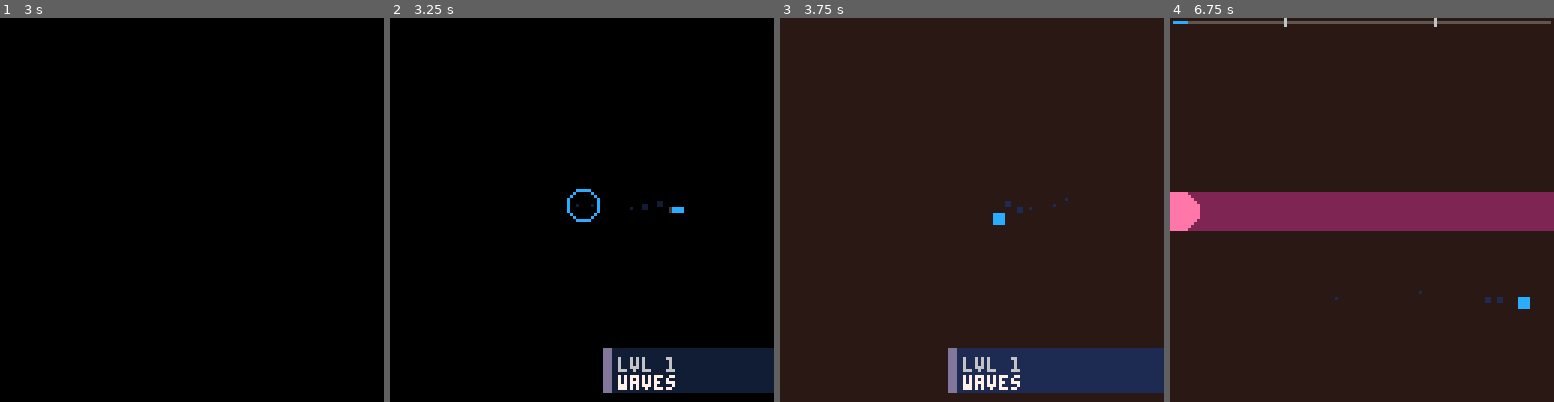
Above: before the commit, frames 1-4 (left to right).
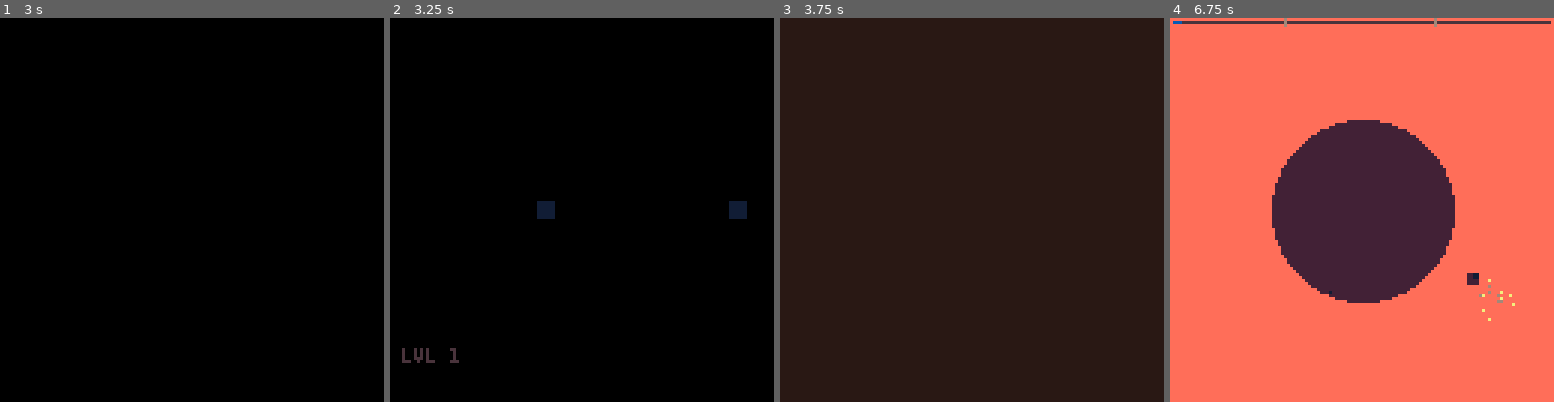
Above: after the commit, the same moments.

Repository: kastlev/tiny-shapes-and-beats
Game: PICO-8 cartridge tiny_beats_and_shapes.p8
The game is run twice, just before and just after one commit, with the same random seed, the same clock (stepped at 60 frames per second) and the same inputs.
Inputs:
- Up to frame 1 (3 s): tap X (X key) at 0.33, 1.07, 1.85, 2.97 s; tap O (Z key) at 0.7, 1.7, 2.1, 2.5, 2.9 s; hold Right 1.6-2.1 s; hold Up 2.15-2.42 s; hold Right from 2.47 s (still down)
- Up to frame 2 (3.25 s): release Right at 3.03 s; hold Left from 3.08 s (still down)
- Up to frame 3 (3.75 s): tap O (Z key) at 3.3, 3.7 s; release Left at 3.58 s; hold Down from 3.63 s (still down)
- Up to frame 4 (6.75 s): release Down at 3.97 s; hold Right 4.02-4.68 s; tap X (X key) at 4.08, 5.2, 6.32 s; tap O (Z key) every 0.4 s from 4.1 to 6.5 s; hold Up 4.73-5.03 s; hold Left 5.08-5.68 s; hold Down 5.73-6.03 s; hold Right 6.08-6.58 s; hold Right from 6.63 s (still down)

Frame 1 is identical in both runs. In frame 2, 6.2% of the frame differs, in the area x 3-100%, y 44-98%; in frame 3, 6.8%; in frame 4, 100%, in the area x 0-100%, y 0-100%.

Commit message:
Refactor transition handling and improve level selection; streamline enemy drawing logic

Diff:
--- a/src/common/transitions.lua
+++ b/src/common/transitions.lua
@@ -1,35 +1,19 @@
-gradients_source = {
-    "0,0,0,0,0,0,0,0",
-    "1,1,0,0,0,0,0,0",
-    "2,1,0,0,0,0,0,0",
-    "3,5,1,0,0,0,0,0",
-    "4,2,1,0,0,0,0,0",
-    "5,1,0,0,0,0,0,0",
-    "6,13,5,1,0,0,0,0",
-    "7,6,13,5,1,0,0,0",
-    "8,4,2,1,0,0,0,0",
-    "9,8,4,2,1,0,0,0",
-    "10,9,8,4,2,1,0,0",
-    "11,3,1,0,0,0,0,0",
-    "12,1,0,0,0,0,0,0",
-    "13,5,1,0,0,0,0,0",
-    "14,2,1,0,0,0,0,0",
-    "15,14,2,1,0,0,0,0"
-}
-
 gradients = {}
 
-for i = 1, 16 do
-    add(gradients, split(gradients_source[i]))
+for row in all(split(
+  "0,0,0,0,0,0,0,0;1,1,0,0,0,0,0,0;2,1,0,0,0,0,0,0;3,5,1,0,0,0,0,0;"..
+  "4,2,1,0,0,0,0,0;5,1,0,0,0,0,0,0;6,13,5,1,0,0,0,0;7,6,13,5,1,0,0,0;"..
+  "8,4,2,1,0,0,0,0;9,8,4,2,1,0,0,0;10,9,8,4,2,1,0,0;11,3,1,0,0,0,0,0;"..
+  "12,1,0,0,0,0,0,0;13,5,1,0,0,0,0,0;14,2,1,0,0,0,0,0;15,14,2,1,0,0,0,0",
+  ";"
+)) do
+  add(gradients, split(row))
 end
 
-fading = false
-fade_t = 0
+fading, fade_t = false, 0
 
 function start_fade(from, to, frames, cb)
-    fade_from, fade_to = from, to
-    fade_frames, fade_timer = frames, 0
-    fade_cb, fading = cb, true
+    fade_from, fade_to, fade_frames, fade_timer, fade_cb, fading = from, to, frames, 0, cb, true
 end
 
 function start_fadein(frames) start_fade(8, 0, frames or 30) end
@@ -56,18 +40,8 @@
     end
 end
 
--- Reveal square
-reveal_active = false
-reveal_t = 0
-reveal_frames = 30
-reveal_cx, reveal_cy = 64, 64
-
 function start_reveal(cx, cy, frames)
-    reveal_active = true
-    reveal_t = 0
-    reveal_frames = frames or 30
-    reveal_cx = cx or 64
-    reveal_cy = cy or 64
+    reveal_active, reveal_t, reveal_frames, reveal_cx, reveal_cy = true, 0, frames or 30, cx or 64, cy or 64
 end
 
 function update_reveal()
@@ -87,10 +61,9 @@
 function fade_square(progress, cx, cy, col)
     if progress >= 1 then return end
     col = col or 0
-    cx,cy = cx or 64, cy or 64
-    local h=64*progress
-    rectfill(0,0,127,cy-h-1,col)
-    rectfill(0,cy+h,127,127,col)
-    rectfill(0,cy-h,cx-h-1,cy+h,col)
-    rectfill(cx+h,cy-h,127,cy+h,col)
+    cx, cy = cx or 64, cy or 64
+    local h = 64 * progress
+    poke(0x5f34, 0x2)
+    rectfill(cx-h, cy-h, cx+h, cy+h, col | 0x1800)
+    poke(0x5f34, 0x0)
 end
--- a/src/common/utils.lua
+++ b/src/common/utils.lua
@@ -79,18 +79,19 @@
 end
 
 function run(str)
-    local branches = split(str, "|")
-    if #branches > 1 then
-        local fns = {}
-        for b in all(branches) do add(fns, function() run(b) end) end
-        return sync(unpack(fns))
-    end
     local last
     for call in all(split(str, "/")) do
-        local parts = split(call, ";")
-        local fname = parts[1]
-        deli(parts, 1)
-        last = _ENV[fname](_kv_parts(parts))
+        local branches = split(call, "|")
+        if #branches > 1 then
+            local fns = {}
+            for b in all(branches) do add(fns, function() run(b) end) end
+            last = sync(unpack(fns))
+        else
+            local parts = split(call, ";")
+            local fname = parts[1]
+            deli(parts, 1)
+            last = _ENV[fname](_kv_parts(parts))
+        end
     end
     return last
 end
--- a/src/enemies.lua
+++ b/src/enemies.lua
@@ -54,19 +54,21 @@
       circfill(e.x, e.y, e.size, col | 0x1800)
       poke(0x5f34, 0x0)
     end
-},
+  }
 }
 
 enemies = {}
 
 function enemy_color(e)
   if e.flicker then
-    local c = e.flicker_colors or { C_PINK, C_WHITE }
-    return c[e.age \ (e.flicker_rate or 4) % #c + 1]
-  end
-  return enemy_remaining_frames(e) <= DEATH_WARN_FRAMES
+    local c = e.flicker_colors or {C_PINK,C_WHITE}
+    return c[e.age\(e.flicker_rate or 4)%#c+1]
+  end
+
+  return e.draw_behind
       and C_DARK_PINK
-      or e.color or C_PINK
+      or e.color
+      or C_PINK
 end
 
 function enemy_remaining_frames(e)
@@ -110,7 +112,7 @@
 function update_enemies()
   for e in all(enemies) do
     e.age += 1
-
+    e.draw_behind = enemy_remaining_frames(e) <= DEATH_WARN_FRAMES
     if e.delay_move > 0 then
       e.delay_move -= 1
     elseif e.chase then
@@ -242,7 +244,7 @@
 
 function draw_warnings()
   for e in all(enemies) do
-    if e.is_warning then
+    if e.is_warning or e.draw_behind then
       enemy_types[e.type].draw(e)
     end
   end
@@ -250,7 +252,7 @@
 
 function draw_real_enemies()
   for e in all(enemies) do
-    if not e.is_warning then
+    if not e.is_warning and not e.draw_behind then
       enemy_types[e.type].draw(e)
     end
   end
--- a/src/game.lua
+++ b/src/game.lua
@@ -1,5 +1,6 @@
+current_level = level_1
+
 function init_game()
-	current_level = level_1
 	run_level(current_level)
 	set_screen(update_game, draw_game)
 	init_particle()
@@ -58,32 +59,26 @@
 	draw_camera()
 	cls(bg_color)
 
-	draw_particles"back"
+	draw_particles "back"
 
 	draw_warnings()
 
 	if p.is_dead or p.is_invulnerable or not real_danger_nearby() then
 		draw_real_enemies()
-		-- poke(0x5f34,0x2)
-		-- circfill(64,64,50+cos(t()/4)*5,C_PINK | 0x1800)
 		draw_player()
 	else
 		draw_player()
-		-- poke(0x5f34,0x2)
-		-- circfill(64,64,50+cos(t()/4)*5,C_PINK | 0x1800)
 		draw_real_enemies()
 	end
-	-- poke(0x5f34, 0x2)
-	-- circfill(64, 64, 50 + cos(t()/4)*5, C_PINK | 0x1800)
-	-- poke(0x5f34, 0x0) --
-	draw_particles"front"
+	draw_particles "front"
 
 	camera()
 	draw_hud()
+
 	-- poke(0x5f2f,1)-- pausa el sonido de la musica
--- poke(0x5f31,0xaa)
--- poke(0x5f32,0xaa)
--- poke(0x5f33,2)
+	-- poke(0x5f31,0xaa)
+	-- poke(0x5f32,0xaa)
+	-- poke(0x5f33,2)
 	-- poke(0x5f54, 0x60)
 	-- sspr(0,0,128,128, 100,5,20,20)
 	-- poke(0x5f54, 0x00)
@@ -103,7 +98,7 @@
 	callfromstring "init_player/init_hitstop/init_camera/init_screen_flash/init_particle"
 
 	local target_frame = last_respawn_frame
-
+	-- srand(level_seed)
 	run_level(current_level)
 
 	local sim_frame = 0
@@ -117,7 +112,7 @@
 		update_enemies()
 		sim_frame += 1
 	end
-
+	init_particles()
 	local saved_frac = level_total_frames > 0 and (target_frame / level_total_frames) or 0
 	level_progress_frame = target_frame
 	last_respawn_frame = target_frame
--- a/src/levels.lua
+++ b/src/levels.lua
@@ -1,51 +1,60 @@
--- si tu cancion esta a 120 BPM y corres a 30 FPS:
--- 1 beat = 60/120 * 30 = 15 frames
+LEVEL_COUNT = 2
 BEAT_FRAMES = 15
 
-function beats(n)
-  return n * BEAT_FRAMES
-end
+LEVEL_META = {
+  "name=lvl 1;song=waves;track=0;total=1552;point1=0.3;point2=0.7;map_x=8",
+  "name=lvl 2;song=flux;track=1;total=2100;point1=0.25;point2=0.52;point3=0.78;map_x=16"
+}
 
-function level_setup(cfg)
+function beats(n) return n * BEAT_FRAMES end
+
+function level_setup(n)
+  local cfg = meta(n)
+  level_name, level_song = cfg.name, cfg.song
+
   local checkpoints = {}
   for i = 1, 4 do
-    local frac = cfg["point" .. i]
-    if frac then
-      add(checkpoints, { frac = frac, color = cfg["point" .. i .. "_color"] })
-    end
+    local key = "point" .. i
+    local frac = cfg[key]
+    if frac then add(checkpoints, { frac = frac, color = cfg[key .. "_color"] }) end
   end
-  hud_start(cfg.total, checkpoints, cfg.song, cfg.name)
+
+  hud_start(cfg.total, checkpoints, level_song, level_name)
   wait_for_card()
 end
 
-function finish_level(x, y)
-  level_final_frames = level_runtime_frames
-  run "wait_for_clear/spawn_orb/wait_for_orb"
-end
+function level_1()
+  level_setup(1)
 
-function level_1()
-  run"level_setup;name=lvl 1;song=waves;total=1552;point1=0.3;point2=0.7"
-  run"spw;enemy_type=E_LINE_BI;x=64;y=64;ang=0;len=80;warning=true;warning_time=80;duration_frames=0;size=6|spw;enemy_type=E_LINE_BI;x=-80;y=64;ang=0;len=80;target_x=64;target_y=64;ease_move=in_snap;duration_frames=70;size=6"
-  run("spw;enemy_type=E_HOLE;x=64;y=64;warning=true;size=40;duration_frames=100")
-  run"spw_loop;n=100;parallel=true;pattern=point;enemy_type=E_BULLET;x=-5;y=64;v_random=true;duration_frames=300;size=1"
-  run"spw_loop;n=100;parallel=true;pattern=row;enemy_type=E_BULLET;x=-5;y=64;v_random=true;duration_frames=300;size=1"
-  run"spw_loop;pattern=perimeter;random=true;radius=64;n=12;parallel=true;stagger=3;target_x=64;target_y=64;duration_frames=60;size=2"
-  run"spw_loop;pattern=column;column_x=140;parallel=true;stagger=5;n=8;enemy_type=E_BULLET;vx=-4.5;size=3;duration_frames=30"
-  run"spw_loop;pattern=circle;n=16;radius=60;parallel=true;target_x=64;target_y=64;duration_frames=400;size=3"
-  run"spw_loop;pattern=point;n=16;parallel=true;stagger=5;chase=true;chase_speed=2.6;duration_frames=140;size=3"
-  run"spw_loop;pattern=row;n=20;random=true;parallel=true;stagger=5;vy=1.8;duration_frames=100;size=3"
-  run"spw;vx=1.9;vy=1.9;duration_frames=300;size=3;bounce=true;bounce_speed_mult=1.09;bounce_size_mult=1.1"
-  run"spw_loop;pattern=column;margin=40;n=6;parallel=true;vx=1.8;duration_frames=140;size=3"
-  run"spw_loop;pattern=point;x=-4;y=64;enemy_type=E_LINE_BI;n=8;parallel=true;stagger=30;duration_frames=140;len=128;size=5;vx=1.8;ang=0.75"
-  run"spw_loop;pattern=perimeter;random=true;radius=50;n=16;parallel=true;stagger=5;chase=true;chase_speed=1.6;duration_frames=140;size=3"
-  run"spw_loop;n=8;size=8;near_player=true;near_range=0;delay_move=10;chase=true;chase_speed=1.9;duration_frames=100"
-  run"spw_loop;n=8;size=1;size_max=200;fill=false;grow_px=1.8;duration_frames=60;warning_time=10;spawn_interval=15;n=6/wait_for_clear"
-  run"spw;enemy_type=E_CROSS;size=1;x=64;y=64;ang_vel=0.01;size_max=4;ease_grow=out_quad;duration_frames=60;burst=true;burst_count=10/wait_for_clear"
-  run"spw_loop;enemy_type=E_BULLET;count=8;size=1;size_max=4;burst=true;burst_count=10;warning_time=10;min_player_dist=80;warning=true"
-  run"emit;x=-1;y=40;target_x=15;target_y=40/wait_frames;n=40/emit;x=129;y=80;target_x=119;target_y=80"
-  run"spw_loop;pattern=perimeter;parallel=true;size=15;warning_time=40;n=8;delay_move=20;chase=true;chase_speed=1.6;duration_frames=100"
+  -- run"spw;enemy_type=E_LINE_BI;x=64;y=64;ang=0;len=80;warning=true;warning_time=80;duration_frames=0;size=6|spw;enemy_type=E_LINE_BI;x=-80;y=64;ang=0;len=80;target_x=64;target_y=64;ease_move=in_snap;duration_frames=70;size=6"
+  -- run"wait_frames;n=20"
+  run("spw;enemy_type=E_HOLE;x=64;y=64;warning=true;size=30;duration_frames=100")
+  -- run"spw_loop;n=100;parallel=true;pattern=point;enemy_type=E_BULLET;x=-5;y=64;v_random=true;duration_frames=300;size=1"
+  -- run"spw_loop;n=100;parallel=true;pattern=row;enemy_type=E_BULLET;x=-5;y=64;v_random=true;duration_frames=300;size=1"
+  -- run"spw_loop;pattern=perimeter;random=true;radius=64;n=12;parallel=true;stagger=3;target_x=64;target_y=64;duration_frames=60;size=2"
+  run "spw_loop;pattern=column;column_x=140;parallel=true;stagger=5;n=8;enemy_type=E_BULLET;vx=-4.5;size=3;duration_frames=30"
+  run "spw_loop;pattern=circle;n=16;radius=60;parallel=true;target_x=64;target_y=64;duration_frames=400;size=3"
+  run "spw_loop;pattern=point;n=16;parallel=true;stagger=5;chase=true;chase_speed=2.6;duration_frames=140;size=3"
+  run "spw_loop;pattern=row;n=20;random=true;parallel=true;stagger=5;vy=1.8;duration_frames=100;size=3"
+  run "spw;vx=1.9;vy=1.9;duration_frames=300;size=3;bounce=true;bounce_speed_mult=1.09;bounce_size_mult=1.1"
+  run "spw_loop;pattern=column;margin=40;n=6;parallel=true;vx=1.8;duration_frames=140;size=3"
+  run "spw_loop;pattern=point;x=-4;y=64;enemy_type=E_LINE_BI;n=8;parallel=true;stagger=30;duration_frames=140;len=128;size=5;vx=1.8;ang=0.75"
+  run "spw_loop;pattern=perimeter;random=true;radius=50;n=16;parallel=true;stagger=5;chase=true;chase_speed=1.6;duration_frames=140;size=3"
+  run "spw_loop;n=8;size=8;near_player=true;near_range=0;delay_move=10;chase=true;chase_speed=1.9;duration_frames=100"
+  run "spw_loop;n=8;size=1;size_max=200;fill=false;grow_px=1.8;duration_frames=60;warning_time=10;spawn_interval=15;n=6/wait_for_clear"
+  run "spw;enemy_type=E_CROSS;size=1;x=64;y=64;ang_vel=0.01;size_max=4;ease_grow=out_quad;duration_frames=60;burst=true;burst_count=10/wait_for_clear"
+  run "spw_loop;enemy_type=E_BULLET;count=8;size=1;size_max=4;burst=true;burst_count=10;warning_time=10;min_player_dist=80;warning=true"
+  run "emit;x=-1;y=40;target_x=15;target_y=40/wait_frames;n=40/emit;x=129;y=80;target_x=119;target_y=80"
+  run "spw_loop;pattern=perimeter;parallel=true;size=15;warning_time=40;n=8;delay_move=20;chase=true;chase_speed=1.6;duration_frames=100"
 end
 
 function level_2()
-  run"level_setup;name=lvl 2;song=flux;total=2100;point1=0.25;point1_color=C_DARK_PINK;point2=0.52;point2_color=C_LAVENDER;point3=0.78;point3_color=C_DARK_BLUE"
+  level_setup(1)
+  run "level_setup;name=lvl 2;song=flux;total=2100;point1=0.25;point2=0.52;point3=0.78"
+  run "spw_loop;n=8;size=8;near_player=true;near_range=0;delay_move=10;chase=true;chase_speed=1.9;duration_frames=100"
+  run "spw_loop;n=8;size=1;size_max=200;fill=false;grow_px=1.8;duration_frames=60;warning_time=10;spawn_interval=15;n=6/wait_for_clear"
+  run "spw;enemy_type=E_CROSS;size=1;x=64;y=64;ang_vel=0.01;size_max=4;ease_grow=out_quad;duration_frames=60;burst=true;burst_count=10/wait_for_clear"
+  run "spw_loop;enemy_type=E_BULLET;count=8;size=1;size_max=4;burst=true;burst_count=10;warning_time=10;min_player_dist=80;warning=true"
+  run "emit;x=-1;y=40;target_x=15;target_y=40/wait_frames;n=40/emit;x=129;y=80;target_x=119;target_y=80"
+  run "spw_loop;pattern=perimeter;parallel=true;size=15;warning_time=40;n=8;delay_move=20;chase=true;chase_speed=1.6;duration_frames=100"
 end
--- a/src/menu.lua
+++ b/src/menu.lua
@@ -1,5 +1,3 @@
-current_level = nil
-
 function init_menu()
     menu_frame, menu_started = 0, false
     set_screen(update_menu, draw_menu)
@@ -74,7 +72,7 @@
             45, function()
                 start_fadeout(
                     10, function()
-                        init_game()
+                        set_screen(update_selector, draw_selector)
                         start_fadein(10)
                     end
                 )
@@ -94,7 +92,6 @@
     --             cols = { C_DARK_BLUE, C_DARK_GRAY },
     --             min_life = 40,
     --             max_life = 100,
-    --             tag = "menu_bg"
     --         }
     --     )
     -- end
--- a/src/patterns.lua
+++ b/src/patterns.lua
@@ -4,7 +4,8 @@
   active_patterns = {}
   return meanwhile(function()
     fn()
-    finish_level(64, 52)
+    level_final_frames = level_runtime_frames
+    run"wait_for_clear/spawn_orb/wait_for_orb"
   end)
 end
 
--- a/src/player.lua
+++ b/src/player.lua
@@ -54,7 +54,7 @@
 
 function init_player()
 	p = _kv_parts(split(
-		"hp=4;hp_max=4;x=61;y=61;input_x=0;input_y=0;acc=0.9;friction=0.8;dx=0;dy=0;max_dx=2.5;max_dy=2.5;sp=0;flip_x=false;flip_y=false;scl_x=1;scl_y …(471 unchanged characters)…
+		"hp=4;hp_max=4;x=61;y=61;input_x=0;input_y=0;acc=0.9;friction=0.8;dx=0;dy=0;max_dx=2.5;max_dy=2.5;sp=1;flip_x=false;flip_y=false;scl_x=1;scl_y …(471 unchanged characters)…
 		";"
 	))
 end
--- /dev/null
+++ b/src/selector.lua
@@ -0,0 +1,24 @@
+function meta(i) return _kv_parts(split(LEVEL_META[i], ";")) end
+
+selector_idx, selector_cam_x = 1, 0
+
+function update_selector()
+    local cfg = meta(selector_idx)
+    selector_cam_x = lerp_to(selector_cam_x, cfg.map_x * 8 - 64, .15, .5)
+
+    if btnp(1) and selector_idx < LEVEL_COUNT then
+        selector_idx += 1
+        music(meta(selector_idx).track)
+    elseif btnp(0) and selector_idx > 1 then
+        selector_idx -= 1
+        music(meta(selector_idx).track)
+    elseif btnp(4) or btnp(5) then
+        current_level = _ENV["level_" .. selector_idx]
+        delay(5, function() start_fadeout(10, init_game) end)
+    end
+end
+
+function draw_selector()
+    callfromstring "cls,bg_color/camera,selector_cam_x,0/map,0,0,0,0,128,32/camera/spr,1,60,60"
+    print(meta(selector_idx).name, 4, 110, C_WHITE)
+end
--- a/tiny_beats_and_shapes.p8
+++ b/tiny_beats_and_shapes.p8
@@ -17,242 +17,253 @@
 #include src/enemies.lua
 #include src/enemy_types.lua
 #include src/patterns.lua
+#include src/levels.lua
+#include src/selector.lua
 #include src/menu.lua
 #include src/game.lua
 #include src/main.lua
-#include src/levels.lua
-…(235 lines of a section not shown)…
+…(226 lines of a section not shown)…
+__map__
+0000000000000000000000000000000000000000008d8e8f0000000000000000000000000000000000000000000000000000000000000000000000000000000000000000000000000000000000000000000000000000000000000000000000000000000000000000000000000000000000000000000000000000000000000000
+00000000000000000000000000000000000000009c9d9e9f0000000000000000000000000000000000000000000000000000000000000000000000000000000000000000000000000000000000000000000000000000000000000000000000000000000000000000000000000000000000000000000000000000000000000000
+0000000000000000000000000000000000000000acadaeaf0000000000000000000000000000000000000000000000000000000000000000000000000000000000000000000000000000000000000000000000000000000000000000000000000000000000000000000000000000000000000000000000000000000000000000
+0000000000000000000000000000000000000000bcbdbebf0000000000000000000000000000000000000000000000000000000000000000000000000000000000000000000000000000000000000000000000000000000000000000000000000000000000000000000000000000000000000000000000000000000000000000
+0000000000000000000000000000000000000000000000000000000000000000000000000000000000000000000000000000000000000000000000000000000000000000000000000000000000000000000000000000000000000000000000000000000000000000000000000000000000000000000000000000000000000000
+0000000000000000000000000000000000000000000000000000000000000000000000000000000000000000000000000000000000000000000000000000000000000000000000000000000000000000000000000000000000000000000000000000000000000000000000000000000000000000000000000000000000000000
+0000000000000000000000000000000000000000000000000000000000000000000000000000000000000000000000000000000000000000000000000000000000000000000000000000000000000000000000000000000000000000000000000000000000000000000000000000000000000000000000000000000000000000
+00000000000000a0a1818081808081a2a3808081818181810000000000000000000000000000000000000000000000000000000000000000000000000000000000000000000000000000000000000000000000000000000000000000000000000000000000000000000000000000000000000000000000000000000000000000
+00000000000000b0b1919091909091b2b3909091919090900000000000000000000000000000000000000000000000000000000000000000000000000000000000000000000000000000000000000000000000000000000000000000000000000000000000000000000000000000000000000000000000000000000000000000
+…(9 lines of a section not shown)…
Not shown, changed: 23 lines of the sprite sheet (__gfx__) section of tiny_beats_and_shapes.p8
Not shown, changed: the sound effects (__sfx__) section of tiny_beats_and_shapes.p8
